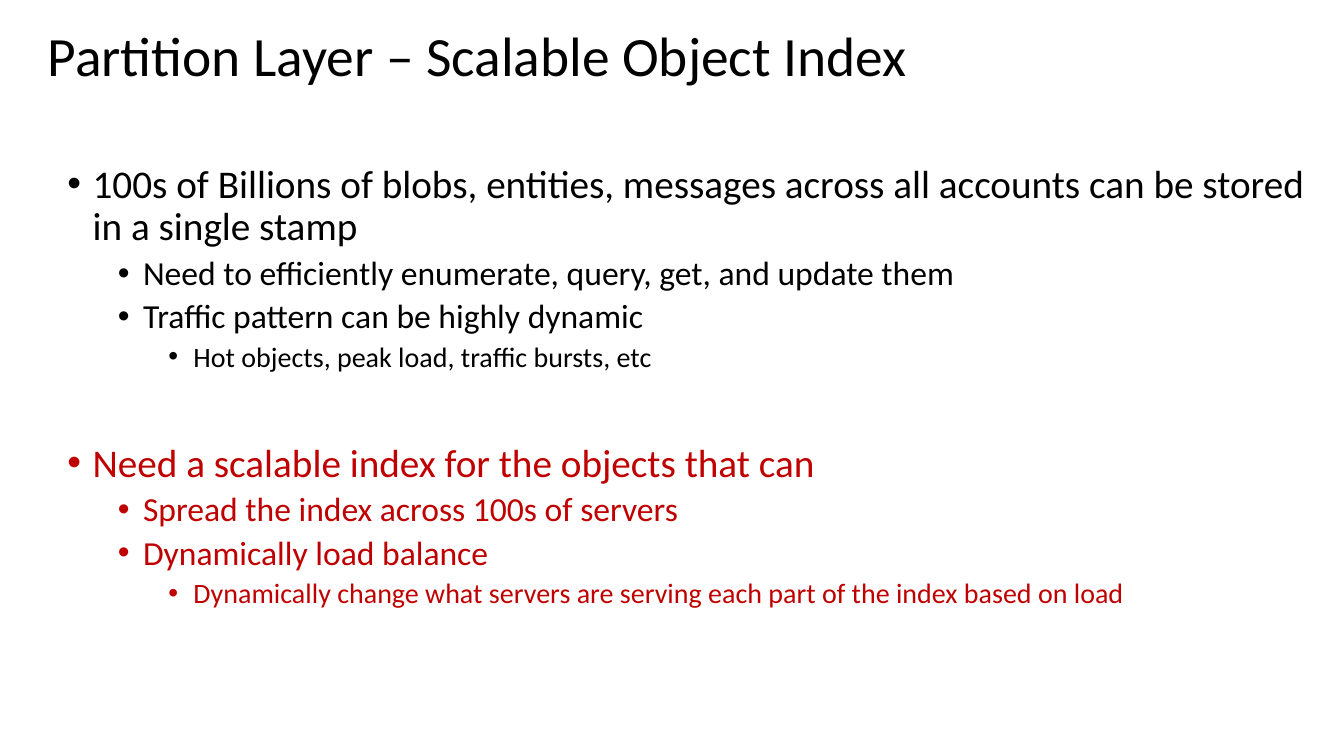
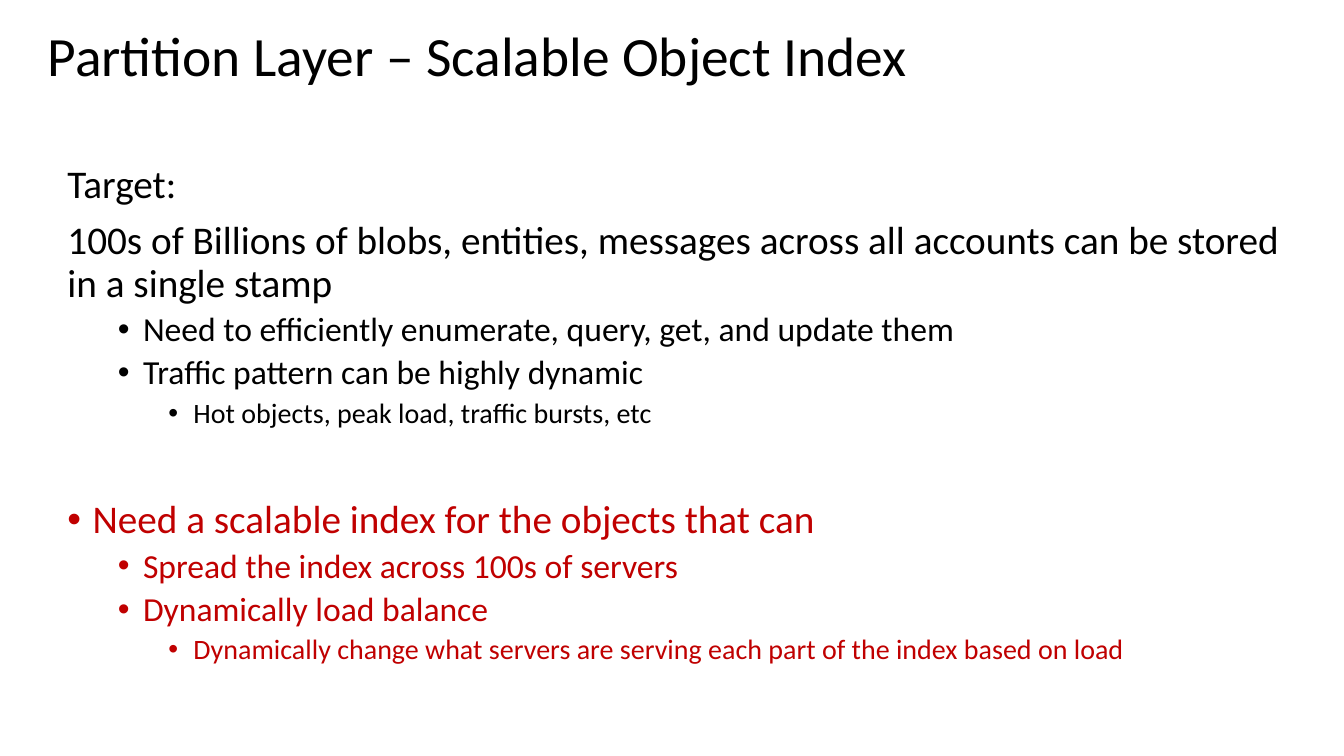
Before and after one commit to LoganZhao/Azure, a slide deck: slide 13 of WAS.pptx (slide 14 before the commit). Drawn at 1344x756 pixels with LibreOffice and Linux fonts; fonts in the diff are those of the drawing. Boxes give left, top, right and bottom in pixels: in the first picture for what was removed or moved away, otherwise in the second. Text is boxed around its words. In the diff, an @@ line names an element or a change of style, - is before the commit and + after.

```diff
--- a/WAS.pptx
+++ b/WAS.pptx
@@ text at [67, 173, 176, 205]: paragraph added @@
+Target:
@@ text at [67, 226, 1278, 304]: bullet • to none @@
```
Also in this commit, not shown: 9 other slides changed, 3 slides added.
